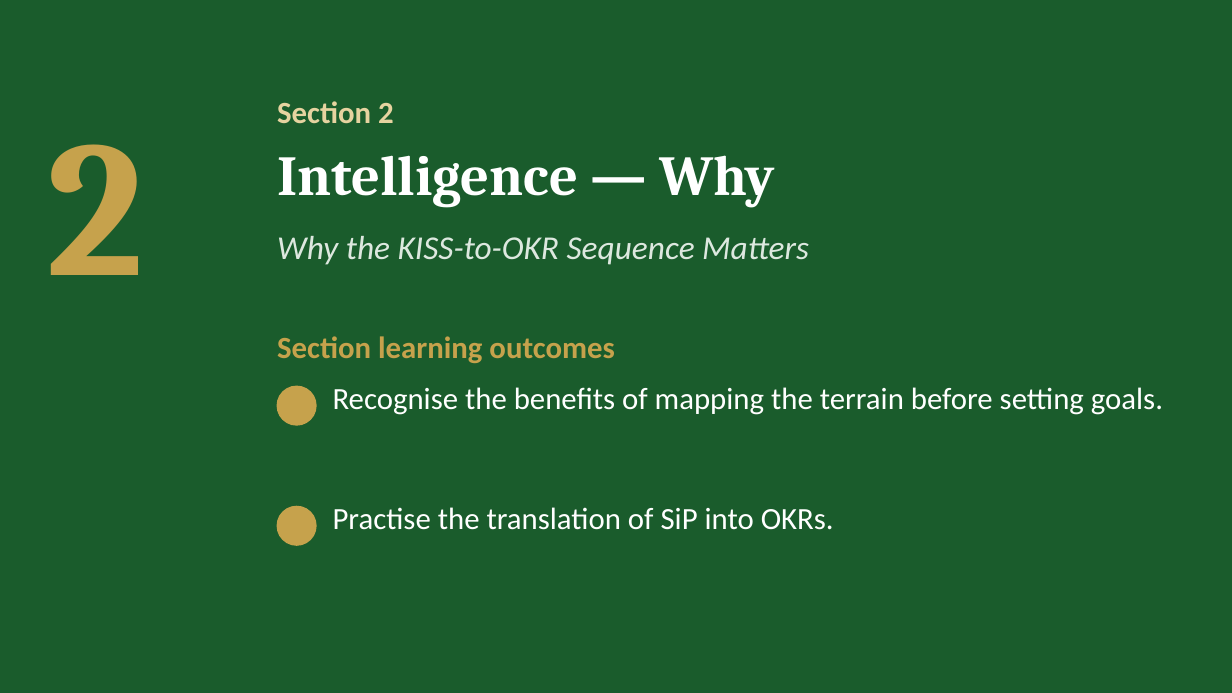
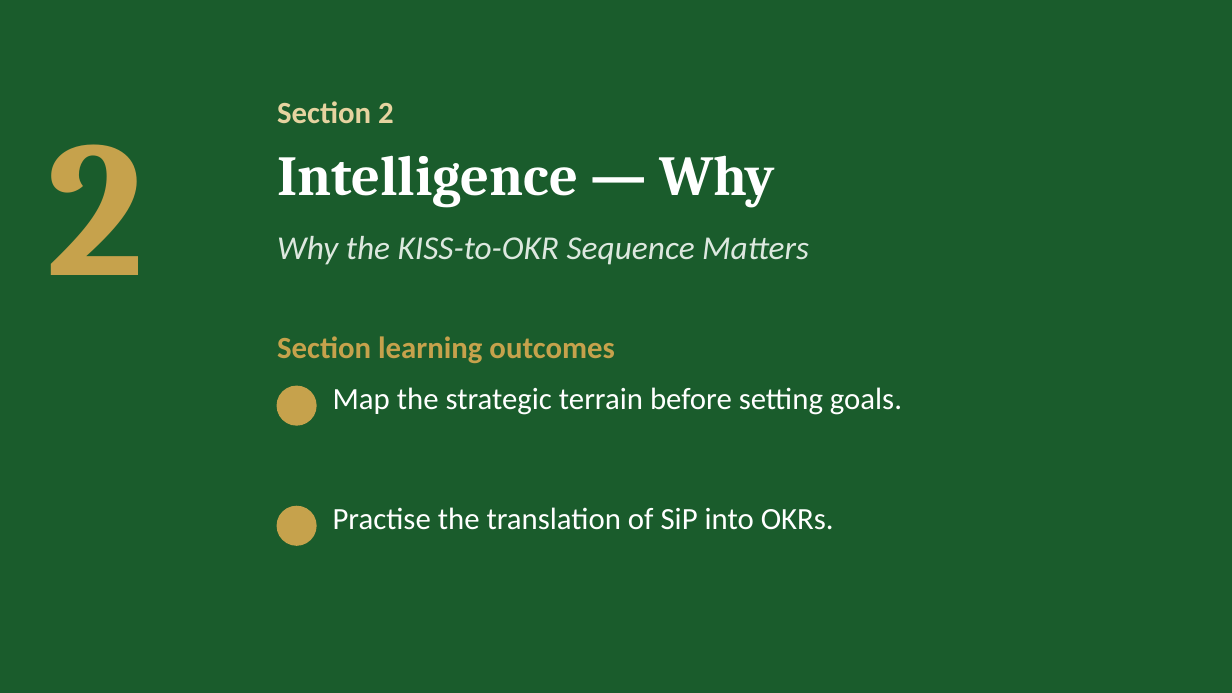
Before and after one commit to IBSL26/ibsl-platform, a slide deck: slide 12 of Unit decks/Unit 03 - SiP KISS Mapping & OKR Definition.pptx. Drawn at 1232x693 pixels with LibreOffice and Linux fonts; fonts in the diff are those of the drawing; background and template pictures are left out. Boxes give left, top, right and bottom in pixels: in the first picture for what was removed or moved away, otherwise in the second. Text is boxed around its words. In the diff, an @@ line names an element or a change of style, - is before the commit and + after.

```diff
--- a/Unit decks/Unit 03 - SiP KISS Mapping & OKR Definition.pptx
+++ b/Unit decks/Unit 03 - SiP KISS Mapping & OKR Definition.pptx
@@ text at <box>333,387,902,415</box>: text changed @@
-Recognise the benefits of mapping the terrain before setting goals.
+Map the strategic terrain before setting goals.
```
Also in this commit, not shown: 4 other slides changed, 28 other files.
